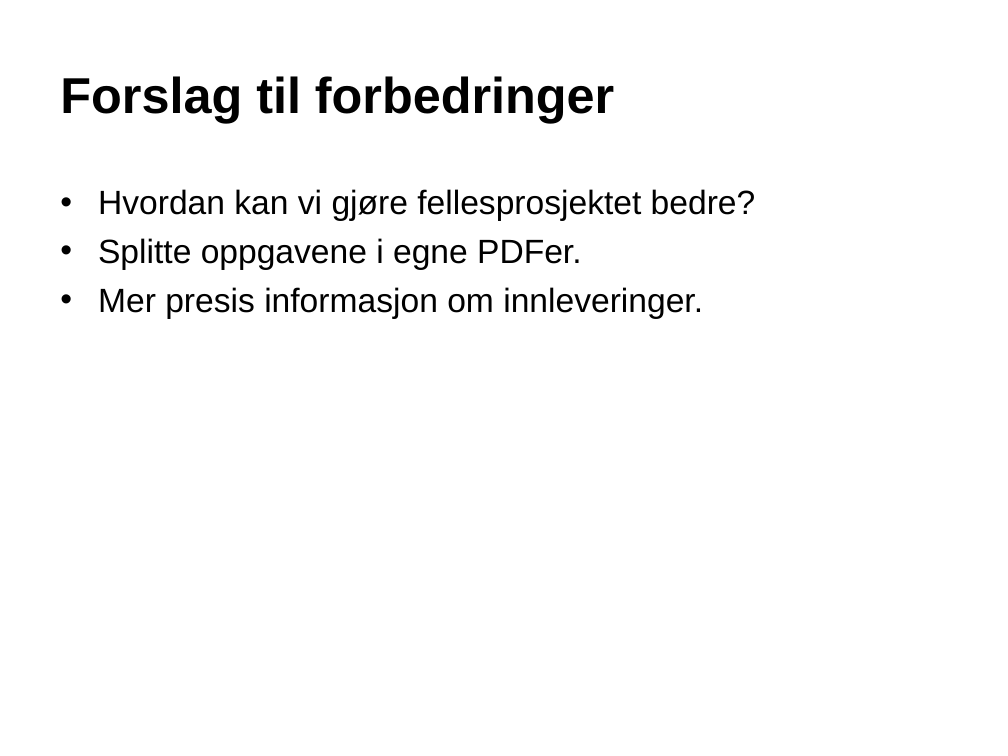
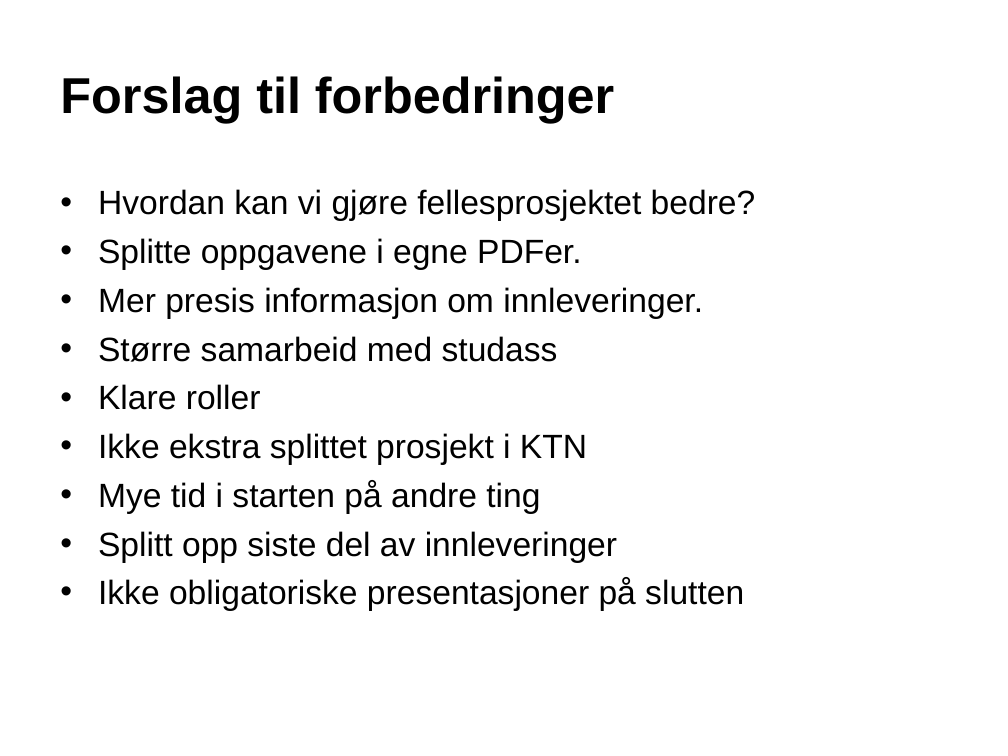
Before and after one commit to finninde/fellesprosjekt, a slide deck: slide 6 of presentasjon.ppt. Drawn at 1008x756 pixels with LibreOffice and Linux fonts; fonts in the diff are those of the drawing; background and template pictures are left out. Boxes give left, top, right and bottom in pixels: in the first picture for what was removed or moved away, otherwise in the second. Text is boxed around its words. In the diff, an @@ line names an element or a change of style, - is before the commit and + after.

```diff
--- a/presentasjon.ppt
+++ b/presentasjon.ppt
@@ text at (98, 336, 744, 611): paragraphs added @@
+• Større samarbeid med studass
+• Klare roller
+• Ikke ekstra splittet prosjekt i KTN
+• Mye tid i starten på andre ting
+• Splitt opp siste del av innleveringer
+• Ikke obligatoriske presentasjoner på slutten
```
Also in this commit, not shown: 4 other slides changed.
